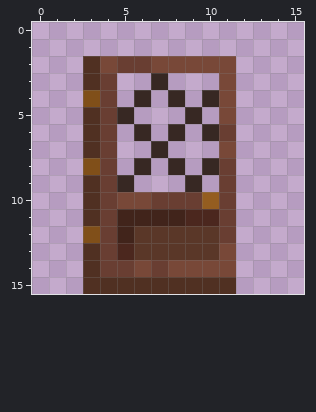
Pixel-art sprite -- Items/maple_door_item.png. That is the earlier state.
The file is 16x16 pixels. Colours within 5 levels of each other are drawn and written as one. The old version is drawn lined up with the new one.
After:
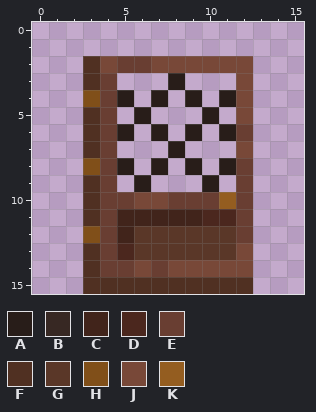
Palette (. is transparent): A #281d19  B #372823  C #41241b  D #4b271e  E #693e32  F #503022  G #5a3728  H #804f19  J #784838  K #945d20
What changed:
whole drawing moved by -1,+1 (the old picture is shown already moved)
The edit adds colour A in row 3 at x 8; in row 4 at x 5, 7 and 9; in row 5 at x 6 and 10; in row 6 at x 5, 7 and 9; in row 7 at x 8; in row 8 at x 5, 7 and 9.
The edit adds colour A in row 9 at x 6 and 10.
Colour E gives way to colour A in row 6 at x 11; in row 8 at x 11.
Colour J gives way to colour A in row 4 at x 11.
Colour D gives way to colour C in row 11 at x 9.
Colour E gives way to colour D in row 11 at x 11.
The edit adds colour E in row 6 at x 12; in rows 8 to 12 at x 12.
Colour J gives way to colour E in row 10 at x 5.
Colour K gives way to colour E in row 10 at x 10.
The edit adds colour F in row 15 at x 12.
Colour E gives way to colour G in row 12 at x 11.
Colour J gives way to colour G in row 13 at x 11.
The edit adds colour J in rows 2 to 5 at x 12; in row 7 at x 12; in rows 13 to 14 at x 12.
Colour E gives way to colour J in row 10 at x 7.
Colour E gives way to colour K in row 10 at x 11.
Colour B is removed in row 3 at x 7; in row 4 at x 6, 8 and 10; in row 5 at x 5 and 9; in row 6 at x 6, 8 and 10; in row 7 at x 7; in row 8 at x 6, 8 and 10.
Colour B is removed in row 9 at x 5 and 9.
Colour E is removed in row 9 at x 11.
Colour J is removed in row 3 at x 11; in row 5 at x 11; in row 7 at x 11.
Pixel boxes of the changes (left, top, right, bottom) in both pictures:
changed: (117, 56, 253, 294)
